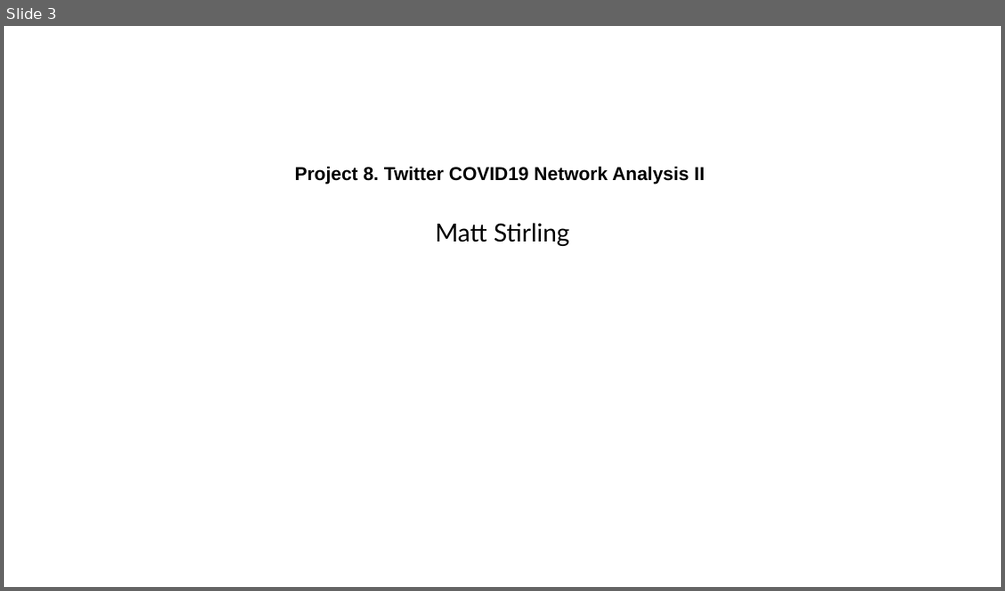
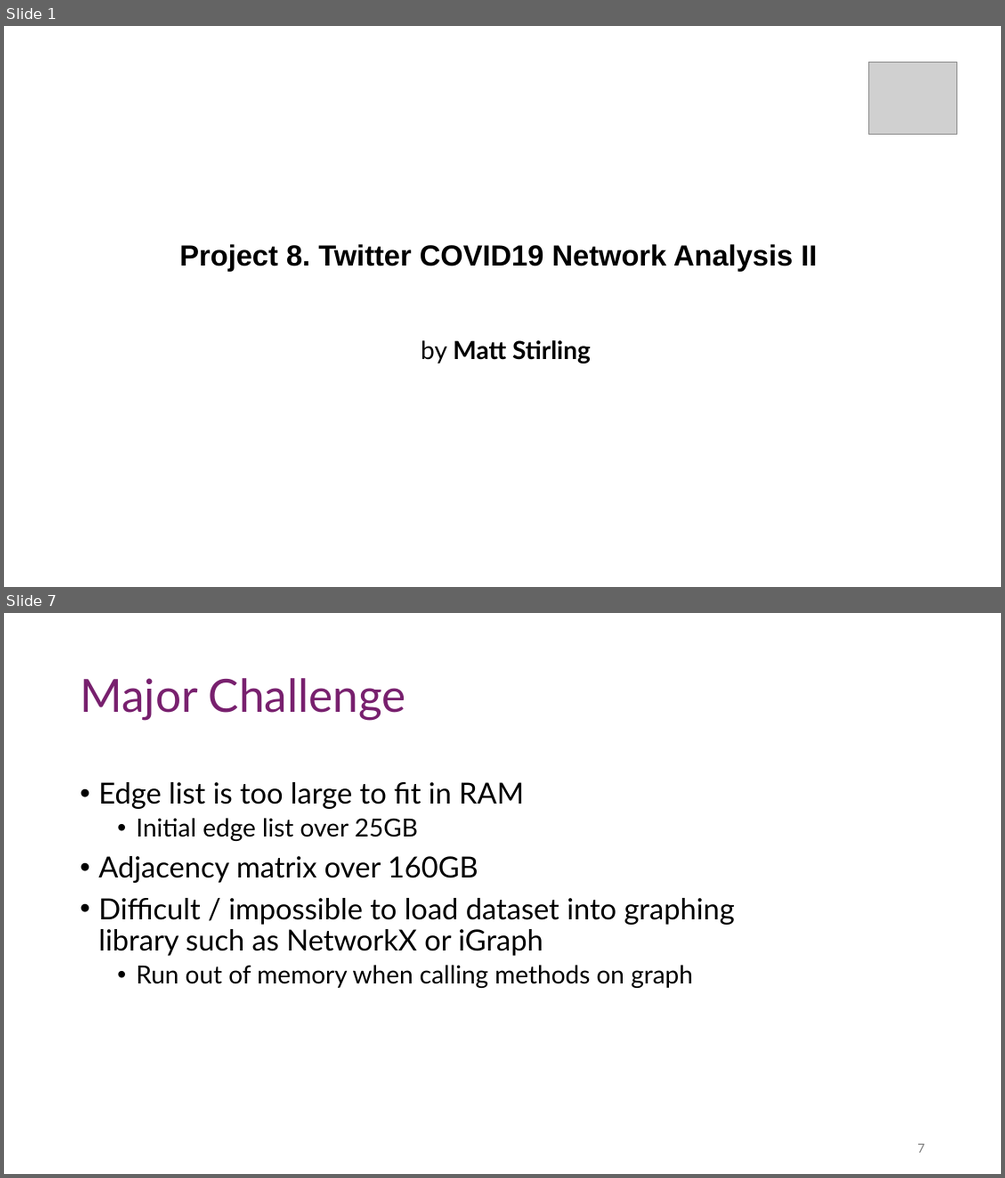
Before and after one commit to MattThePerson/SNA_Project_2024, a slide deck: Project Materials/Semiar Presentation.pptx. Shown one above the other, each under a label of ours: slide 3 before the commit, slides 1 and 7 after it; the slides between them are not shown. The pictures are 1005x591 and 1005x1178 pixels, drawn with LibreOffice and Linux fonts; fonts in the diff are those of the drawing; grey boxes stand for pictures. Boxes give left, top, right and bottom in pixels: in the first picture for what was removed or moved away, otherwise in the second. Text is boxed around its words. In the diff, an @@ line names an element or a change of style, - is before the commit and + after.

```diff
--- a/Project Materials/Semiar Presentation.pptx
+++ b/Project Materials/Semiar Presentation.pptx
@@ slide 7 added at box(4, 613, 1001, 1174), background #FFFFFF @@
@@ title added at box(80, 678, 406, 720), 44 pt, text #78206E @@
+Major Challenge
@@ text added at box(98, 782, 735, 988), 28 pt, text #000000 @@
+• Edge list is too large to fit in RAM
+  • Initial edge list over 25GB
+• Adjacency matrix over 160GB
+• Difficult / impossible to load dataset into graphing library such as NetworkX or iGraph
+  • Run out of memory when calling methods on graph
@@ page number added at box(917, 1143, 924, 1152), 12 pt, text #797979 @@
+7
@@ what was slide 3 is now slide 1 @@
@@ slide 1 changed as well @@
@@ picture added at box(868, 62, 956, 135) @@
@@ title "Project 8. Twitter COVID19 Network ...": place and size @@
-title "Project 8. Twitter COVID19 Network ..." at box(295, 166, 704, 184)
+title "Project 8. Twitter COVID19 Network ..." at box(179, 244, 817, 271)
@@ title "Project 8. Twitter COVID19 Network ..." at box(179, 244, 817, 271): size 18 to 28 pt @@
@@ subtitle at box(421, 340, 591, 363): text changed; bold on @@
-Matt Stirling
+by Matt Stirling
```
Also in this commit, not shown: 1 other slide changed, 31 other slides added, 6 slides removed.
